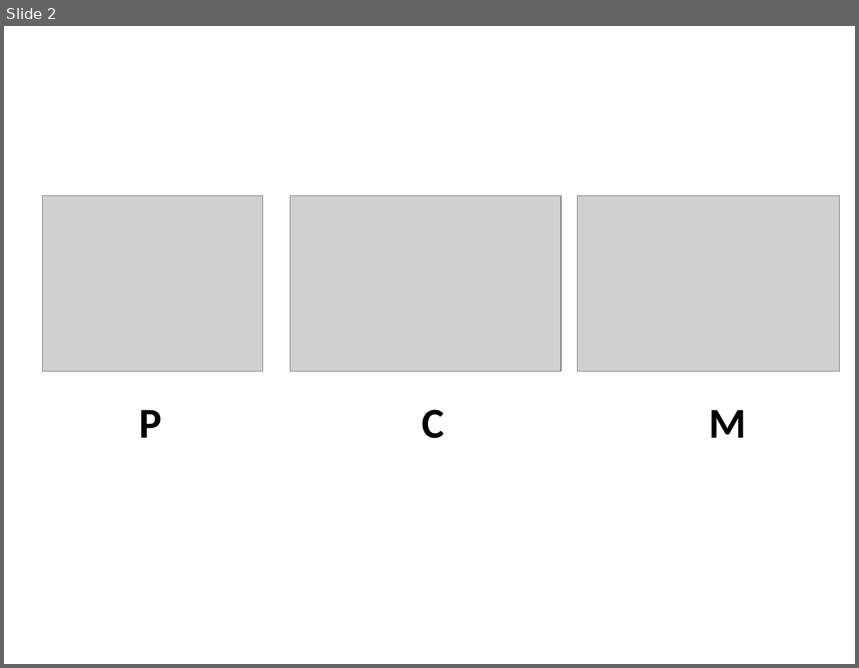
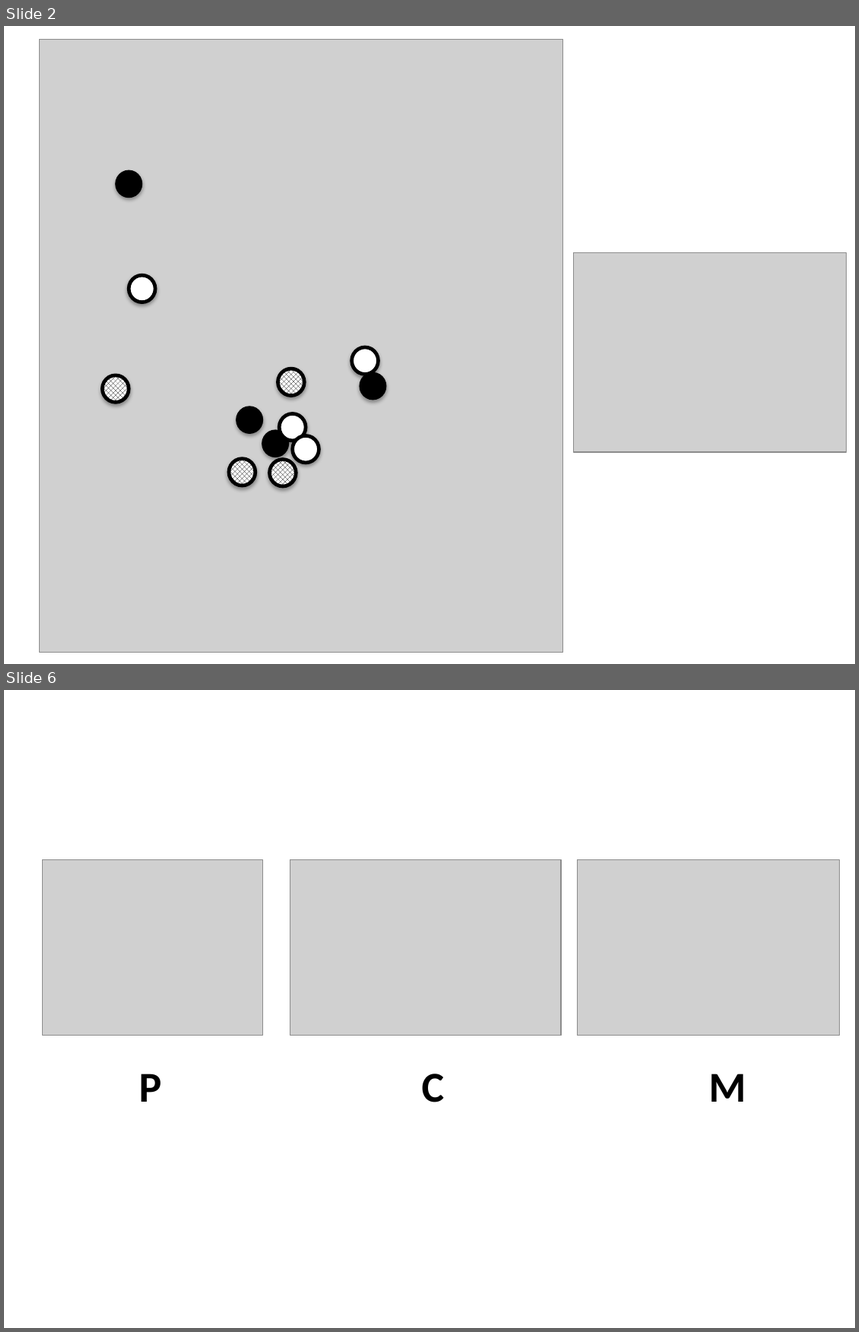
Before and after one commit to sckott/talks, a slide deck: ucalgarytalk/assets/Presentation2.pptx. Shown one above the other, each under a label of ours: slide 2 before the commit, slides 2 and 6 after it; the slides between them are not shown. The pictures are 859x668 and 859x1332 pixels, drawn with LibreOffice and Linux fonts; fonts in the diff are those of the drawing; grey boxes stand for pictures. Boxes give left, top, right and bottom in pixels: in the first picture for what was removed or moved away, otherwise in the second. Text is boxed around its words. In the diff, an @@ line names an element or a change of style, - is before the commit and + after.

```diff
--- a/ucalgarytalk/assets/Presentation2.pptx
+++ b/ucalgarytalk/assets/Presentation2.pptx
@@ slide 2 added at [4,26,855,664], background #FFFFFF @@
@@ picture added at [39,40,563,652] @@
@@ ellipse added at [116,170,142,198], fill #000000, outline #000000 0.75 pt @@
@@ picture added at [573,252,847,452] @@
@@ ellipse added at [129,275,155,303], fill #FFFFFF, outline #000000 3 pt @@
@@ ellipse added at [352,347,379,375], fill #FFFFFF, outline #000000 3 pt @@
@@ ellipse added at [103,376,129,403], fill pattern #000000 on #FFFFFF, outline #000000 3 pt @@
@@ ellipse added at [278,369,304,396], fill pattern #000000 on #FFFFFF, outline #000000 3 pt @@
@@ ellipse added at [360,373,386,400], fill #000000, outline #000000 0.75 pt @@
@@ ellipse added at [237,407,262,433], fill #000000, outline #000000 0.75 pt @@
@@ ellipse added at [262,430,288,458], fill #000000, outline #000000 0.75 pt @@
@@ ellipse added at [279,414,305,442], fill #FFFFFF, outline #000000 3 pt @@
@@ ellipse added at [293,436,319,464], fill #FFFFFF, outline #000000 3 pt @@
@@ ellipse added at [229,459,255,487], fill pattern #000000 on #FFFFFF, outline #000000 3 pt @@
@@ ellipse added at [269,459,296,487], fill pattern #000000 on #FFFFFF, outline #000000 3 pt @@
@@ what was slide 2 is now slide 6 @@
```
Also in this commit, not shown: 4 other slides added, 1 slide removed, 17 other files.
